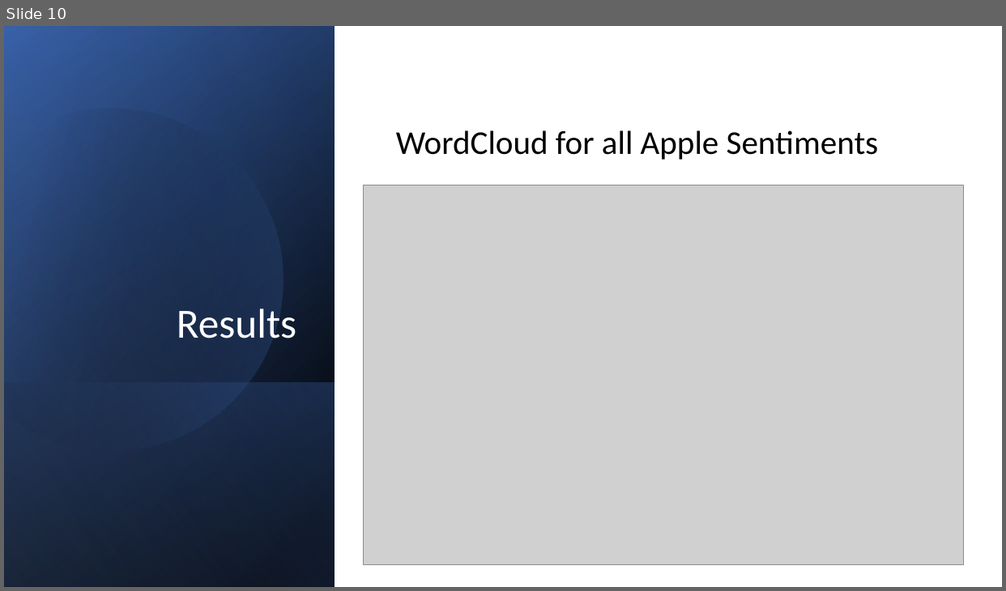
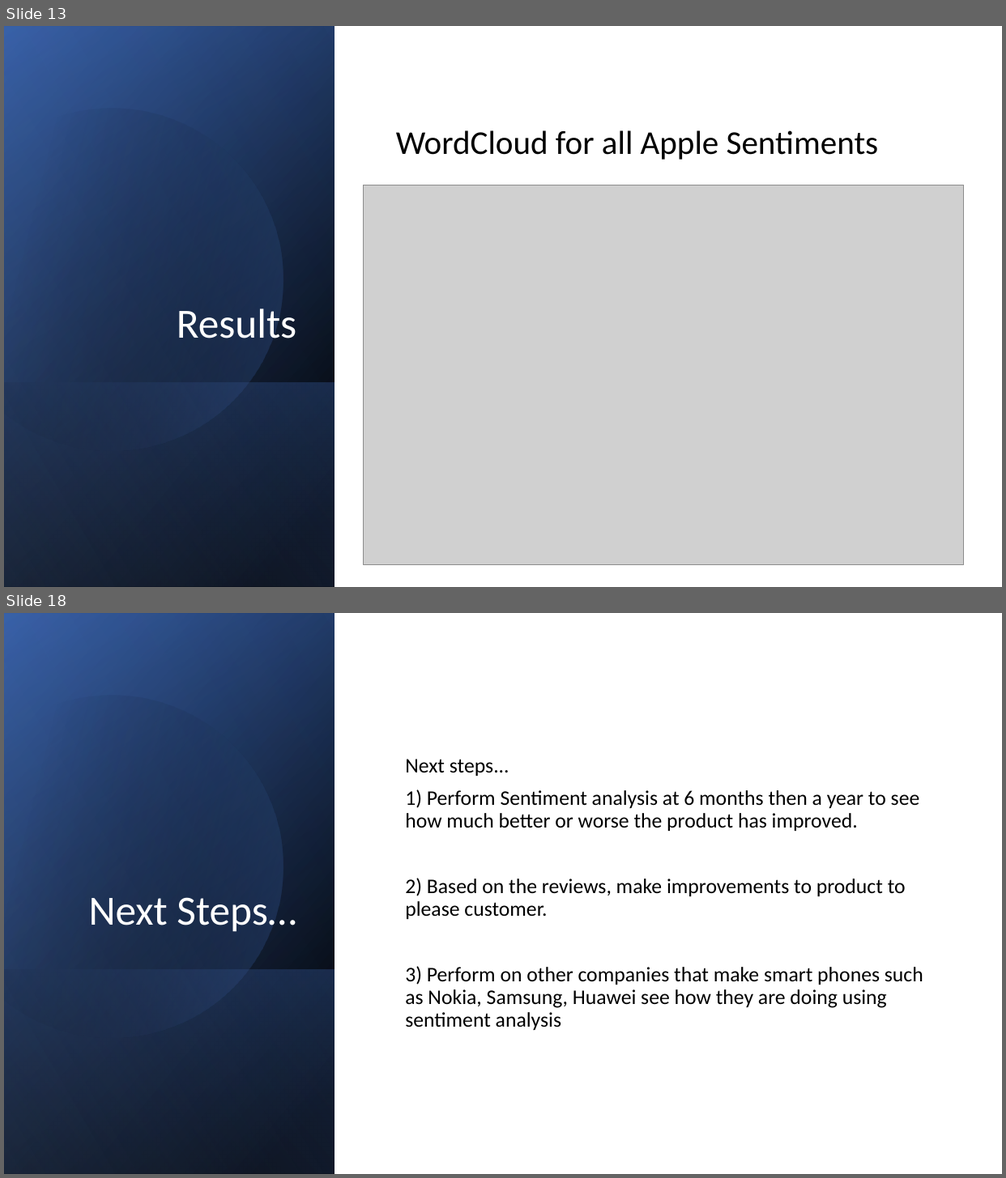
Before and after one commit to carlos-marin1742/Apple-Sentiment-analysis-NLP, a slide deck: dsc-phase-4-project-presentation.pptx. Shown one above the other, each under a label of ours: slide 10 before the commit, slides 13 and 18 after it; the slides between them are not shown. The pictures are 1006x591 and 1006x1178 pixels, drawn with LibreOffice and Linux fonts; fonts in the diff are those of the drawing; grey boxes stand for pictures. Boxes give left, top, right and bottom in pixels: in the first picture for what was removed or moved away, otherwise in the second. Text is boxed around its words. In the diff, an @@ line names an element or a change of style, - is before the commit and + after.

```diff
--- a/dsc-phase-4-project-presentation.pptx
+++ b/dsc-phase-4-project-presentation.pptx
@@ slide 18 added at box(4, 613, 1002, 1174), background #FFFFFF @@
@@ rectangle added at box(4, 613, 1002, 1174), fill #FFFFFF @@
@@ rectangle added at box(4, 613, 335, 1174), fill gradient #000000 to #2F5597 @@
@@ rectangle added at box(4, 614, 335, 1174), fill gradient #000000 to #4472C4 @@
@@ rectangle added at box(4, 613, 335, 1174), fill gradient #000000 to #8FAADC @@
@@ freeform shape added at box(4, 655, 324, 1072), fill gradient #000000 to #4472C4 @@
@@ text added at box(405, 759, 923, 1030), 20 pt, text #000000 @@
+Next steps...
+1) Perform Sentiment analysis at 6 months then a year to see how much better or worse the product has improved.
+2) Based on the reviews, make improvements to product to please customer.
+3) Perform on other companies that make smart phones such as Nokia, Samsung, Huawei see how they are doing using sentiment analysis
@@ title added at box(89, 897, 296, 932), 40 pt, text #FFFFFF @@
+Next Steps…
@@ rectangle added at box(4, 969, 335, 1174), fill gradient #4472C4 to #000000 @@
@@ what was slide 10 is now slide 13 @@
```
Also in this commit, not shown: 7 slides changed, 6 other slides added, 8 other files.
